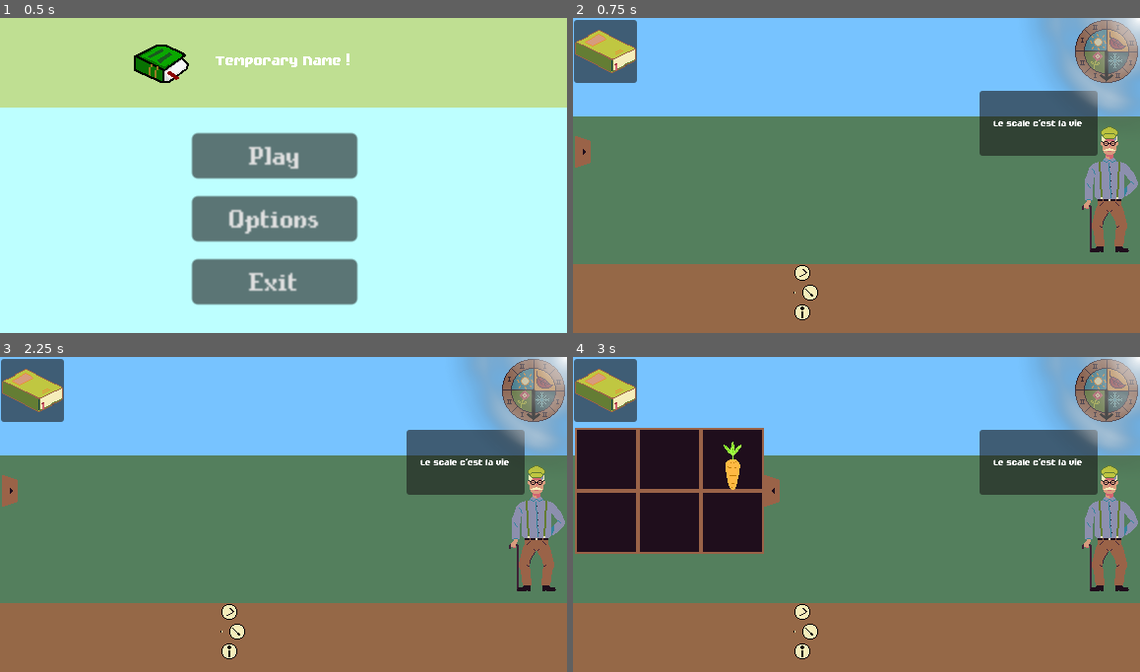
Above: before the commit, frames 1-4 (two rows, left to right).
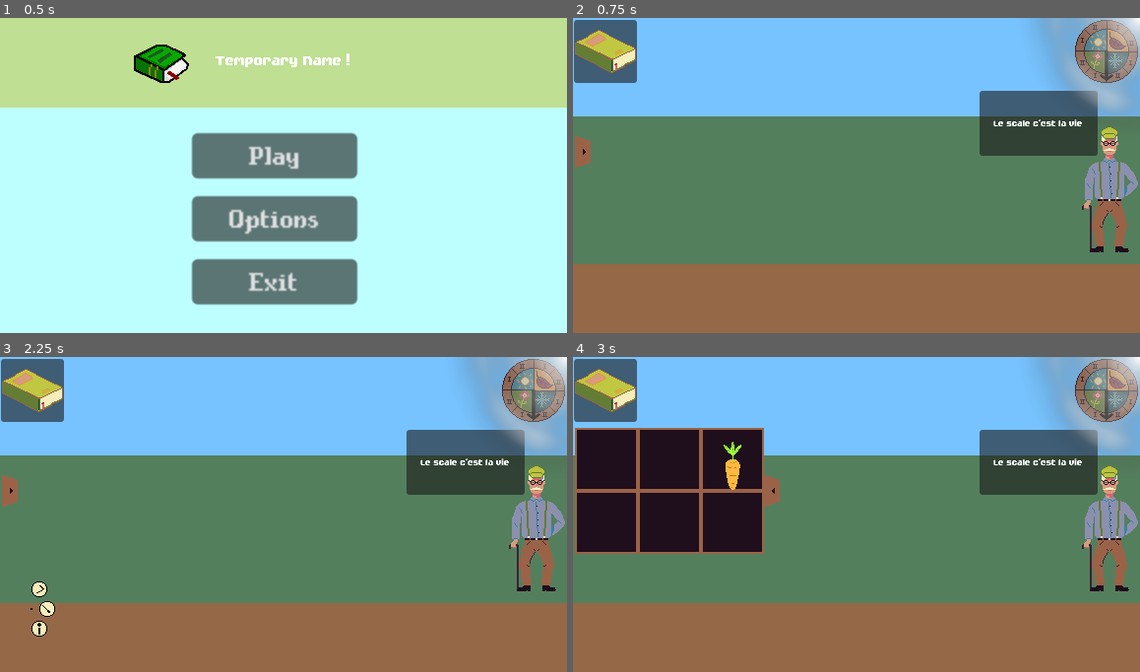
Above: after the commit, the same moments.

Repository: JustAlternate/Regenerative_Game_Jam
Game: Godot game, scene res://Scenes/menu.tscn
Same seed, same stepped clock (60 frames per second), same inputs: the game is played once before the commit and once after it. The engine's default icon, where the game draws it, is replaced by a stand-in: a white triangle on a blue panel in a dark square.
Inputs (mouse positions are in pixels of both pictures, inside the frame that each line leads up to):
- Up to frame 1 (0.5 s): no input
- Up to frame 2 (0.75 s): click "Play" at 0.5 s
- Up to frame 3 (2.25 s): click "Play" at 1.25 s; click (34, 609) at 2.02 s
- Up to frame 4 (3 s): click (590, 492) at 2.75 s

Frame 1 is identical in both runs. In frame 2, 0.3% of the frame differs, in the area x 38-44%, y 78-96%; in frame 3, 0.7%, in the area x 5-44%, y 71-96%; in frame 4, 0.3%.

Commit message:
SUPR TRUC EN TROP

Diff:
--- a/Scenes/home.tscn
+++ b/Scenes/home.tscn
@@ -7,7 +7,6 @@
 [ext_resource type="PackedScene" uid="uid://cpc1baduxkefv" path="res://Scenes/seed_drawer.tscn" id="4_fw8ti"]
 [ext_resource type="PackedScene" uid="uid://slb4mijat6jh" path="res://Scenes/clock.tscn" id="5_gjtvy"]
 [ext_resource type="PackedScene" uid="uid://c751d7ivsjn33" path="res://Scenes/meteo.tscn" id="6_2mes2"]
-[ext_resource type="PackedScene" path="res://Scenes/contextual_menu.tscn" id="8_0le58"]
 
 [node name="home" type="Node2D"]
 
@@ -75,7 +74,12 @@
 [node name="Clock" parent="Game" instance=ExtResource("5_gjtvy")]
 position = Vector2(542.477, 34.0615)
 
-[node name="conextual_menu" parent="Game" instance=ExtResource("8_0le58")]
-position = Vector2(225, 279)
-
+[connection signal="calling_contextual_menu" from="Game/plant_spot_container/plant_spot_1" to="Game" method="_on_plant_spot_calling_contextual_menu"]
+[connection signal="calling_contextual_menu" from="Game/plant_spot_container/plant_spot_2" to="Game" method="_on_plant_spot_calling_contextual_menu"]
+[connection signal="calling_contextual_menu" from="Game/plant_spot_container/plant_spot_3" to="Game" method="_on_plant_spot_calling_contextual_menu"]
+[connection signal="calling_contextual_menu" from="Game/plant_spot_container/plant_spot_4" to="Game" method="_on_plant_spot_calling_contextual_menu"]
+[connection signal="calling_contextual_menu" from="Game/plant_spot_container/plant_spot_5" to="Game" method="_on_plant_spot_calling_contextual_menu"]
+[connection signal="calling_contextual_menu" from="Game/plant_spot_container/plant_spot_6" to="Game" method="_on_plant_spot_calling_contextual_menu"]
+[connection signal="calling_contextual_menu" from="Game/plant_spot_container/plant_spot_7" to="Game" method="_on_plant_spot_calling_contextual_menu"]
+[connection signal="calling_contextual_menu" from="Game/plant_spot_container/plant_spot_8" to="Game" method="_on_plant_spot_calling_contextual_menu"]
 [connection signal="phase_changed" from="Game/Clock" to="Game" method="_on_clock_phase_changed"]
Not shown: 1 places in Scenes/home.tscn that only renumber resources
